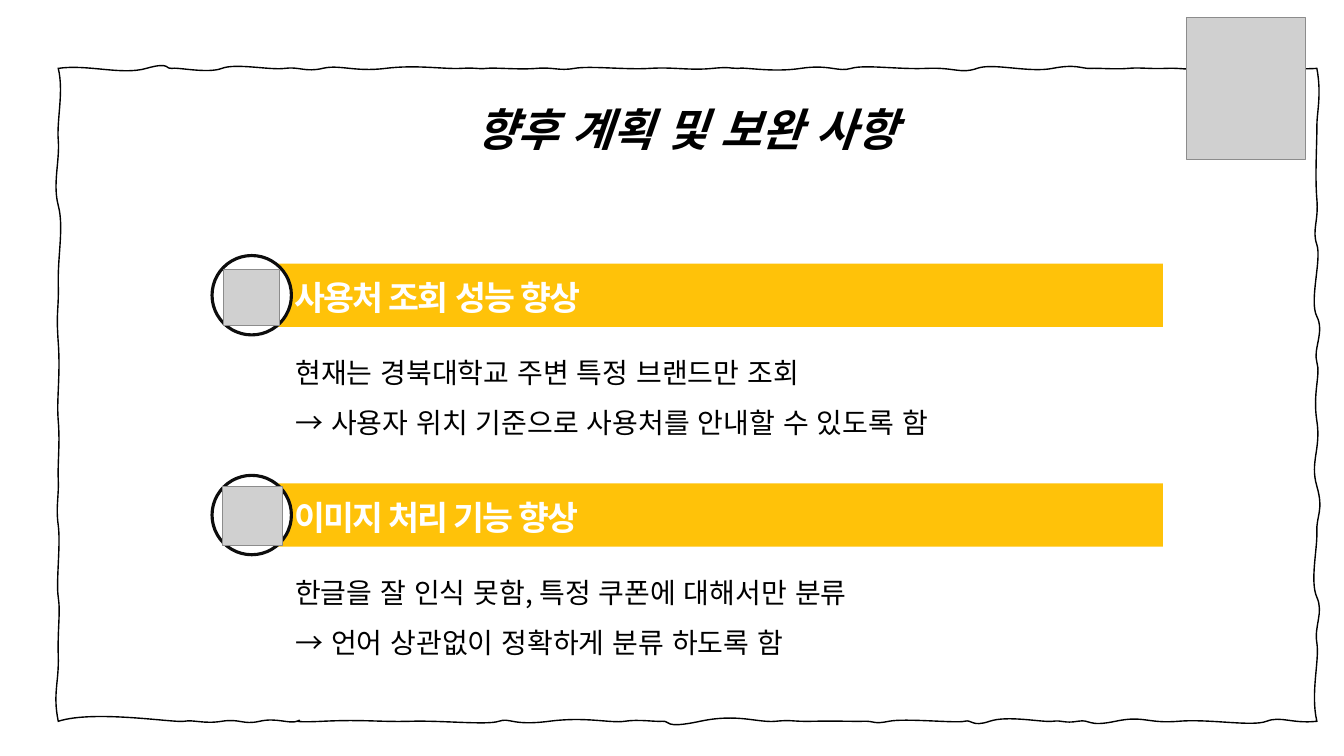
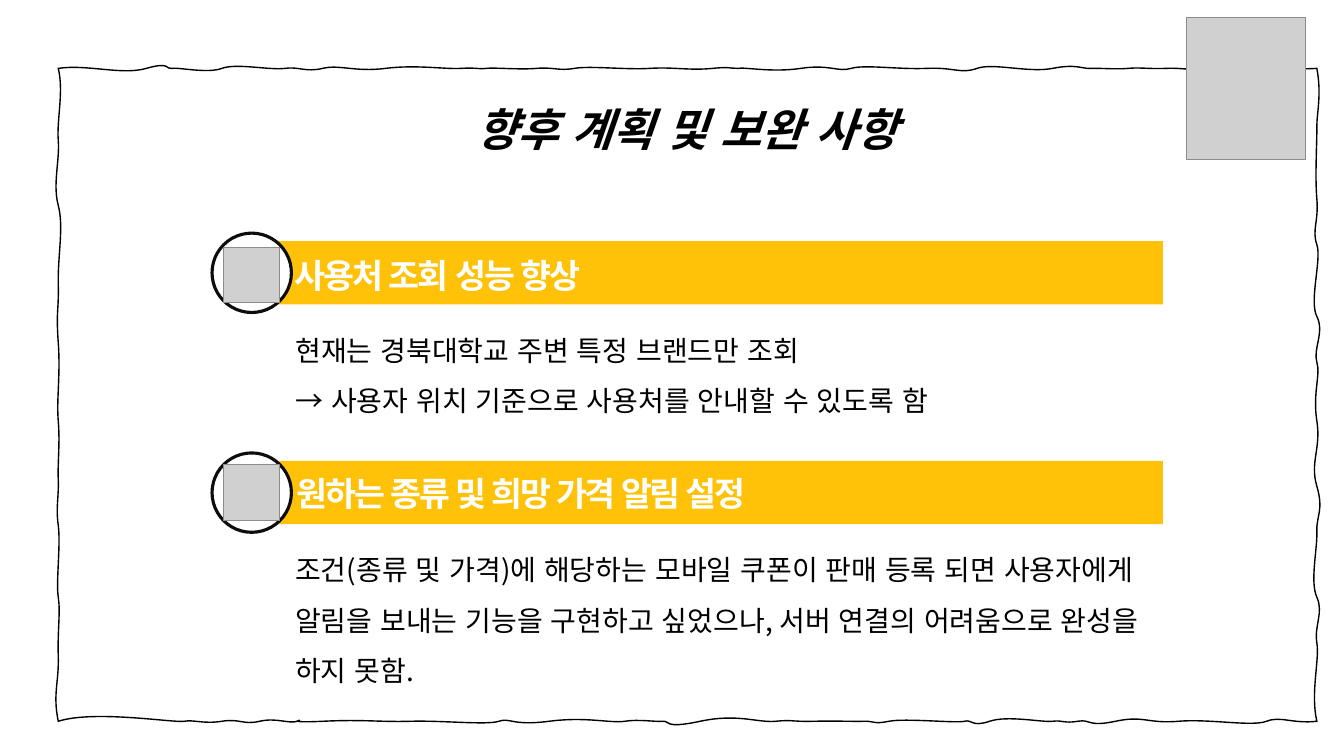
Before and after one commit to joooeunkim/Harmonize, a slide deck: slide 10 of 모두의쿠폰_하모니즈.pptx (slide 12 before the commit). Drawn at 1344x756 pixels with LibreOffice and Linux fonts; fonts in the diff are those of the drawing; grey boxes stand for pictures. Boxes give left, top, right and bottom in pixels: in the first picture for what was removed or moved away, otherwise in the second. Text is boxed around its words. In the diff, an @@ line names an element or a change of style, - is before the commit and + after.

```diff
--- a/모두의쿠폰_하모니즈.pptx
+++ b/모두의쿠폰_하모니즈.pptx
@@ picture: place and size @@
-picture at box(224, 269, 279, 325)
+picture at box(224, 247, 279, 302)
@@ text "현재는 경북대학교 주변 특정 브랜드만 ...": place and size @@
-text "현재는 경북대학교 주변 특정 브랜드만 ..." at box(295, 359, 928, 436)
+text "현재는 경북대학교 주변 특정 브랜드만 ..." at box(295, 337, 928, 414)
@@ picture added at box(224, 465, 279, 520) @@
@@ 2 rectangles, 2 ellipses: place and size @@
-2 rectangles, 2 ellipses at box(212, 256, 1164, 556)
+2 rectangles, 2 ellipses at box(212, 233, 1164, 532)
@@ text in rectangle at box(297, 477, 746, 509): text changed @@
-이미지 처리 기능 향상
+원하는 종류 및 희망 가격 알림 설정
@@ picture removed at box(223, 486, 282, 545) @@
@@ text at box(295, 556, 1138, 684): text changed @@
-한글을 잘 인식 못함, 특정 쿠폰에 대해서만 분류
-→ 언어 상관없이 정확하게 분류 하도록 함
+조건(종류 및 가격)에 해당하는 모바일 쿠폰이 판매 등록 되면 사용자에게 알림을 보내는 기능을 구현하고 싶었으나, 서버 연결의 어려움으로 완성을 하지 못함.
```
Also in this commit, not shown: 8 other slides changed, 2 slides removed, 1 other file.
